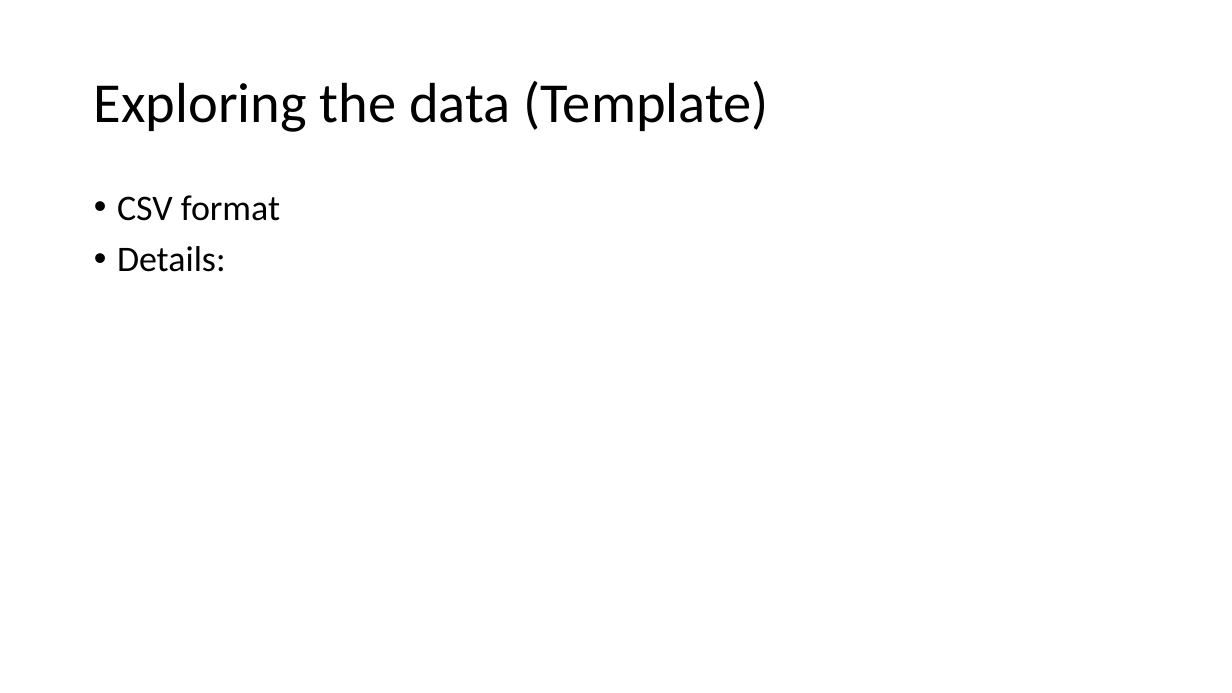
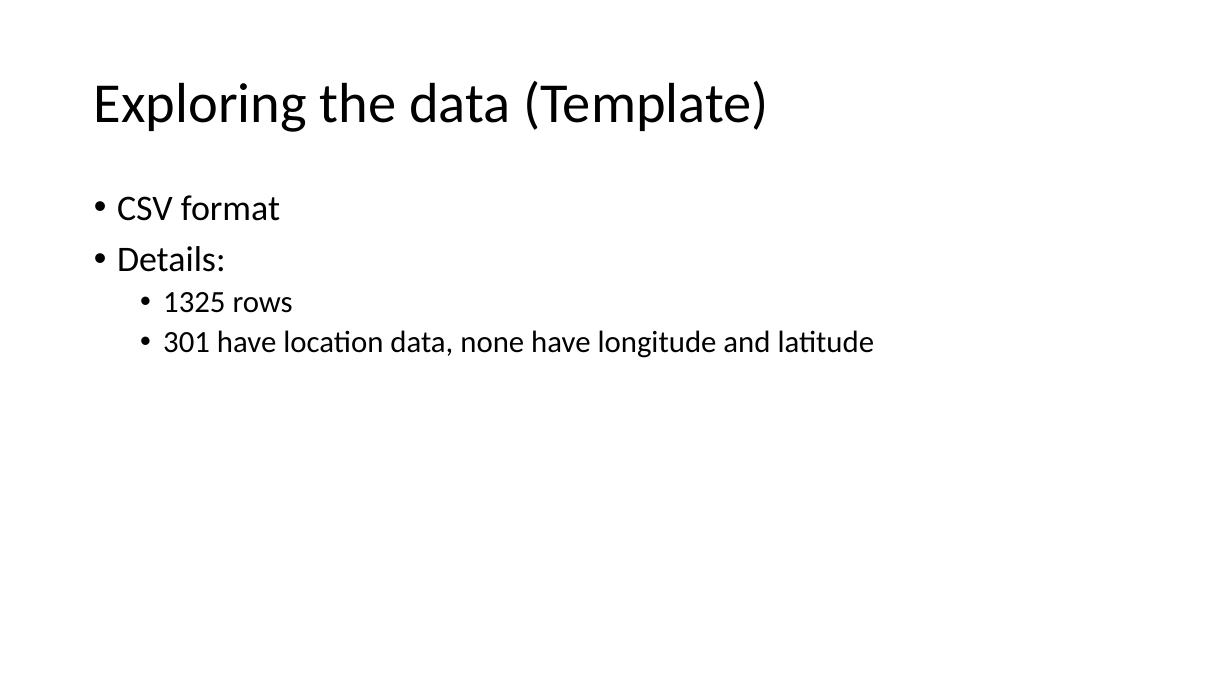
Before and after one commit to AtrayeeNeog/Visualization_2019-20, a slide deck: slide 8 of Documentation/Project_Presentation_v1.pptx. Drawn at 1232x693 pixels with LibreOffice and Linux fonts; fonts in the diff are those of the drawing. Boxes give left, top, right and bottom in pixels: in the first picture for what was removed or moved away, otherwise in the second. Text is boxed around its words. In the diff, an @@ line names an element or a change of style, - is before the commit and + after.

```diff
--- a/Documentation/Project_Presentation_v1.pptx
+++ b/Documentation/Project_Presentation_v1.pptx
@@ text at box(163, 292, 875, 358): paragraphs added @@
+  • 1325 rows
+  • 301 have location data, none have longitude and latitude
```
